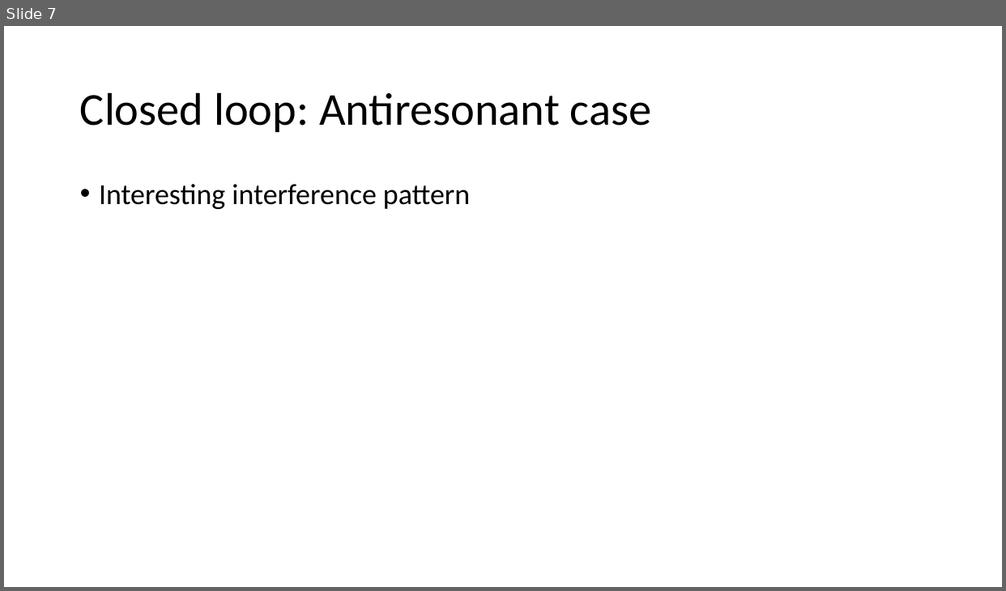
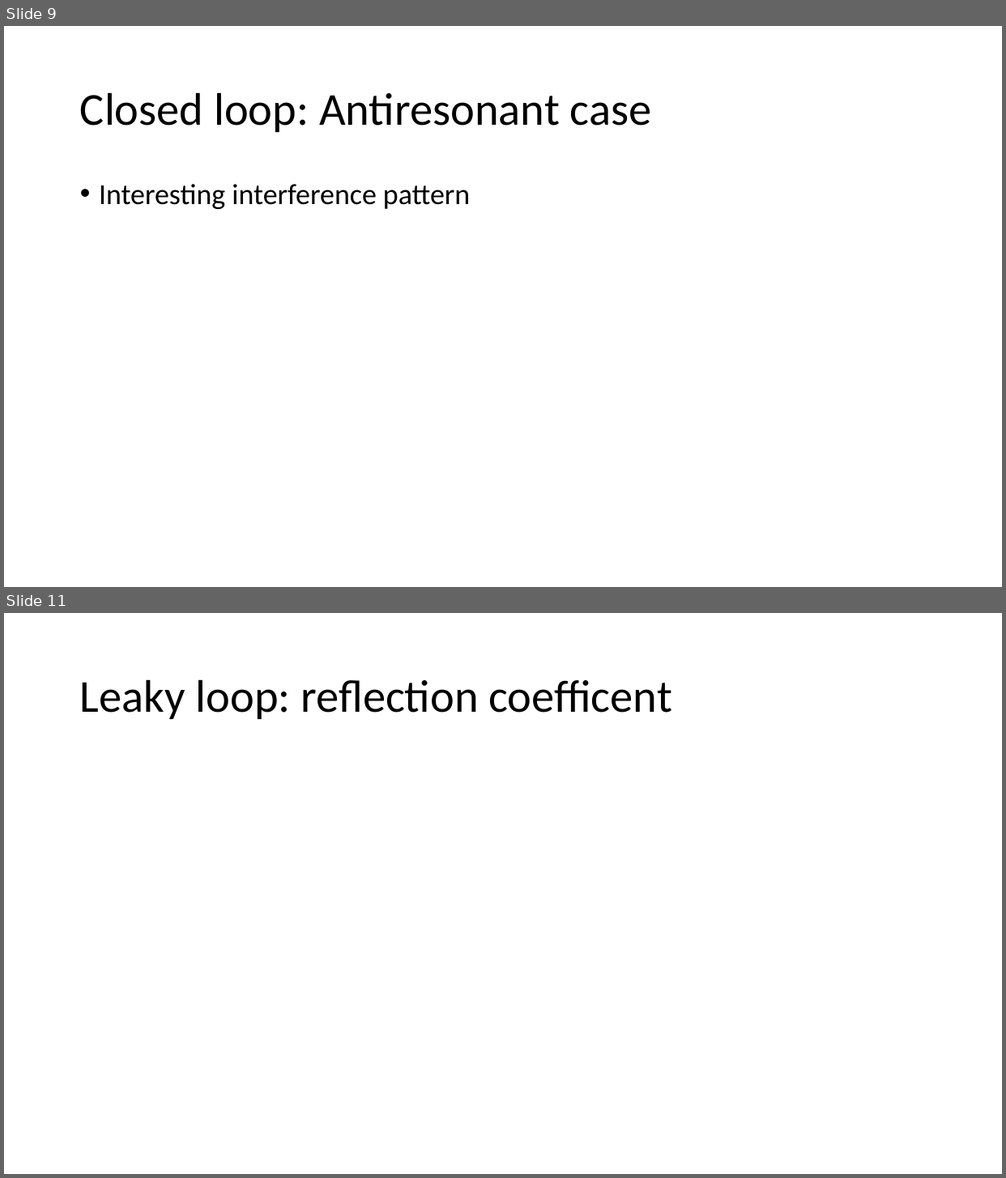
Before and after one commit to aleksyprok/apkp_thesis, a slide deck: Presentation/thesis_overview.pptx. Shown one above the other, each under a label of ours: slide 7 before the commit, slides 9 and 11 after it; the slides between them are not shown. The pictures are 1006x591 and 1006x1178 pixels, drawn with LibreOffice and Linux fonts; fonts in the diff are those of the drawing. Boxes give left, top, right and bottom in pixels: in the first picture for what was removed or moved away, otherwise in the second. Text is boxed around its words. In the diff, an @@ line names an element or a change of style, - is before the commit and + after.

```diff
--- a/Presentation/thesis_overview.pptx
+++ b/Presentation/thesis_overview.pptx
@@ slide 11 added at [4,613,1002,1174], background #FFFFFF @@
@@ title added at [80,679,672,719], 44 pt, text #000000 @@
+Leaky loop: reflection coefficent
@@ what was slide 7 is now slide 9 @@
```
Also in this commit, not shown: 1 slide changed, 6 other slides added.
